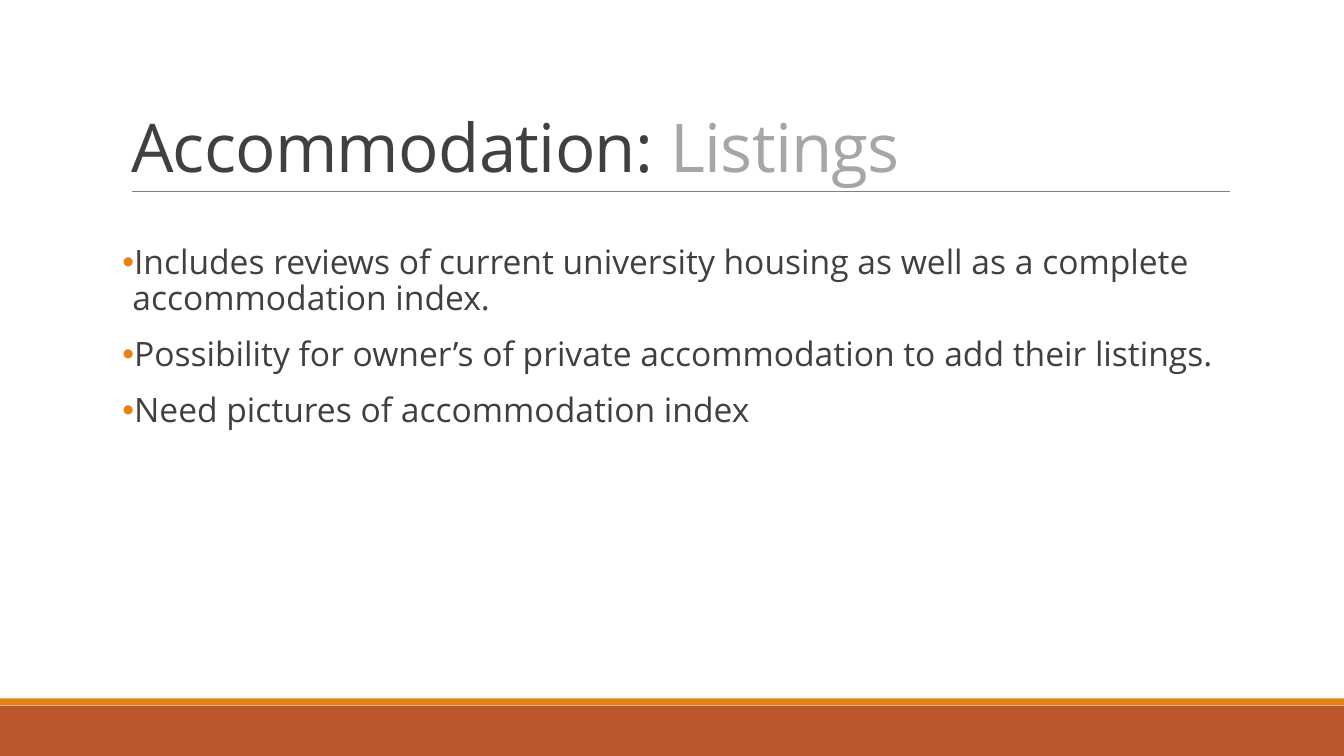
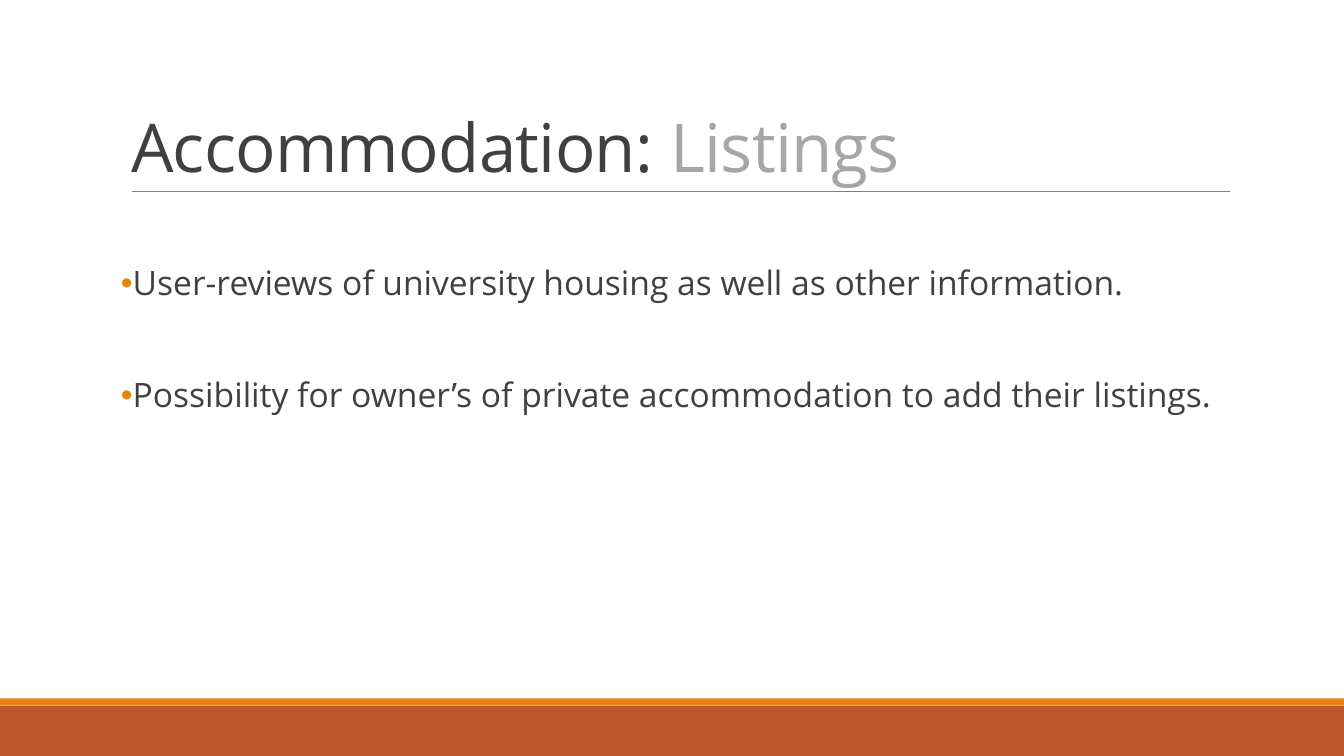
Before and after one commit to dragosthealex/roomies, a slide deck: slide 11 of res/presentation1/final_presentationv2.pptx. Drawn at 1344x756 pixels with LibreOffice and Linux fonts; fonts in the diff are those of the drawing. Boxes give left, top, right and bottom in pixels: in the first picture for what was removed or moved away, otherwise in the second. Text is boxed around its words. In the diff, an @@ line names an element or a change of style, - is before the commit and + after.

Commit message:
final ppt

```diff
--- a/res/presentation1/final_presentationv2.pptx
+++ b/res/presentation1/final_presentationv2.pptx
@@ text "User-reviews of university housing as ...": place and size @@
-text "User-reviews of university housing as ..." at (132,248,1212,430)
+text "User-reviews of university housing as ..." at (133,269,1211,415)
@@ text at (133,269,1124,303): text changed @@
-• Includes reviews of current university housing as well as a complete accommodation index.
+• User-reviews of university housing as well as other information.
@@ text at (134,396,749,430): paragraph removed @@
-• Need pictures of accommodation index
```
Also in this commit, not shown: 11 other slides changed, 4 slides added, 3 slides removed.
